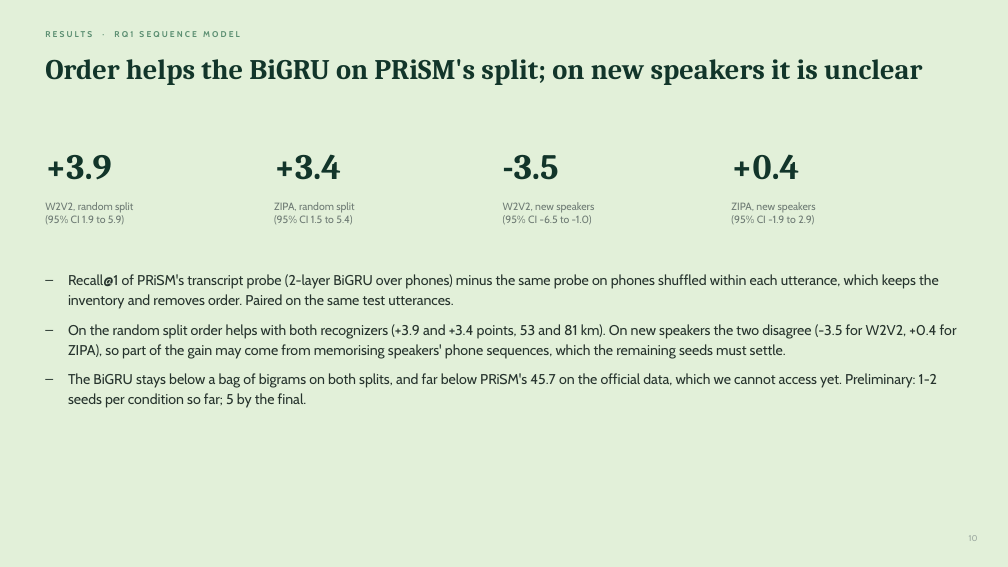
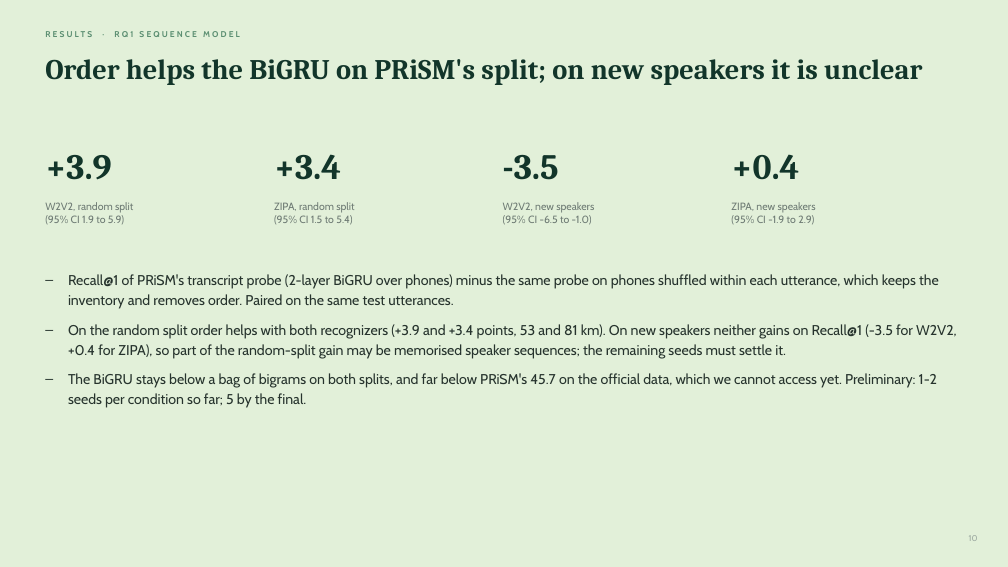
Before and after one commit to unignoramus11/sal-project, a slide deck: slide 10 of slides/mid/mid_evaluation.pptx. Drawn at 1008x567 pixels with LibreOffice and Linux fonts; fonts in the diff are those of the drawing. Boxes give left, top, right and bottom in pixels: in the first picture for what was removed or moved away, otherwise in the second. Text is boxed around its words. In the diff, an @@ line names an element or a change of style, - is before the commit and + after.

```diff
--- a/slides/mid/mid_evaluation.pptx
+++ b/slides/mid/mid_evaluation.pptx
@@ text at (68,324,957,358): text changed @@
-– On the random split order helps with both recognizers (+3.9 and +3.4 points, 53 and 81 km). On new speakers the two disagree (-3.5 for W2V2, +0.4 for ZIPA), so part of the gain may come from memorising speakers' phone sequences, which the remaining seeds must settle.
+– On the random split order helps with both recognizers (+3.9 and +3.4 points, 53 and 81 km). On new speakers neither gains on Recall@1 (-3.5 for W2V2, +0.4 for ZIPA), so part of the random-split gain may be memorised speaker sequences; the remaining seeds must settle it.
```
Also in this commit, not shown: 2 other files.
